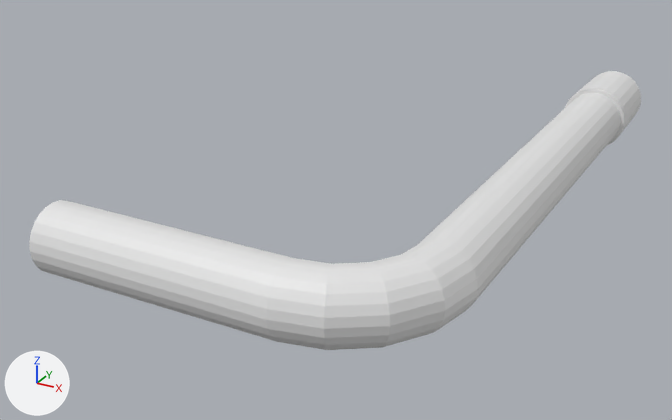
Two versions of the FBX model Assets/Models/fbx/korba.fbx, one commit apart.
Rendered twice from a 50 mm lens placed at (1.76, -1.63, 1.08), pointed at (0.41, 0.8, -0.14). Every picture has the same lights, and +X, +Y and +Z are marked at lower left. The older version comes first.
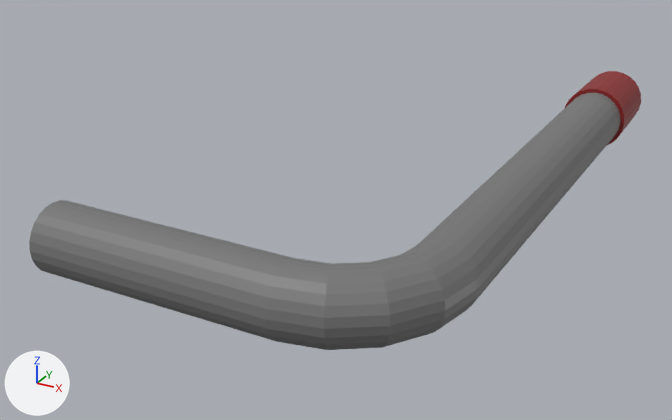
The newer file is also rescaled (x0.288), turned or shifted as a whole; pictures and numbers use the older file's frame.

Patch to the scene script:
```diff
--- a/Assets/Models/fbx/korba.fbx.py
+++ b/Assets/Models/fbx/korba.fbx.py
@@ mat_material_006 @@
+mat_material_006 = principled_material('Material.006')
+mat_material_006.base_color = (0.258, 0.013, 0.013)  # red #8b1e1e
@@ mat_material @@
+mat_material = principled_material('Material')
+mat_material.base_color = (0.184, 0.184, 0.184)  # grey #777777
@@ me_cube_001 @@
 me_cube_001.from_pydata(...)  # 216 vertices, 194 faces; spans x 0.0..1.11, y -0.1..2.01, z -0.11..0.11
 # used by ob_cube; location = (0.0, 0.0, 0.0)
+# me_cube_001 part 1: all 145 faces centred in x 0.0..1.1, y -0.1..1.0, z -0.1..0.1 switch from no material to mat_material (grey #777777)
+# me_cube_001 part 2: all 49 faces centred in x 0.89..1.11, y 1.71..2.01, z -0.11..0.11 switch from no material to mat_material_006 (red #8b1e1e)
```

Pixel boxes [x1, y1, x2, y2] of what changed, in the pictures (672 x 420 px):
part 1 of me_cube_001, recoloured (white to grey): [29, 93, 620, 350] in both
part 2 of me_cube_001, recoloured (white to red): [565, 71, 641, 145] in both
